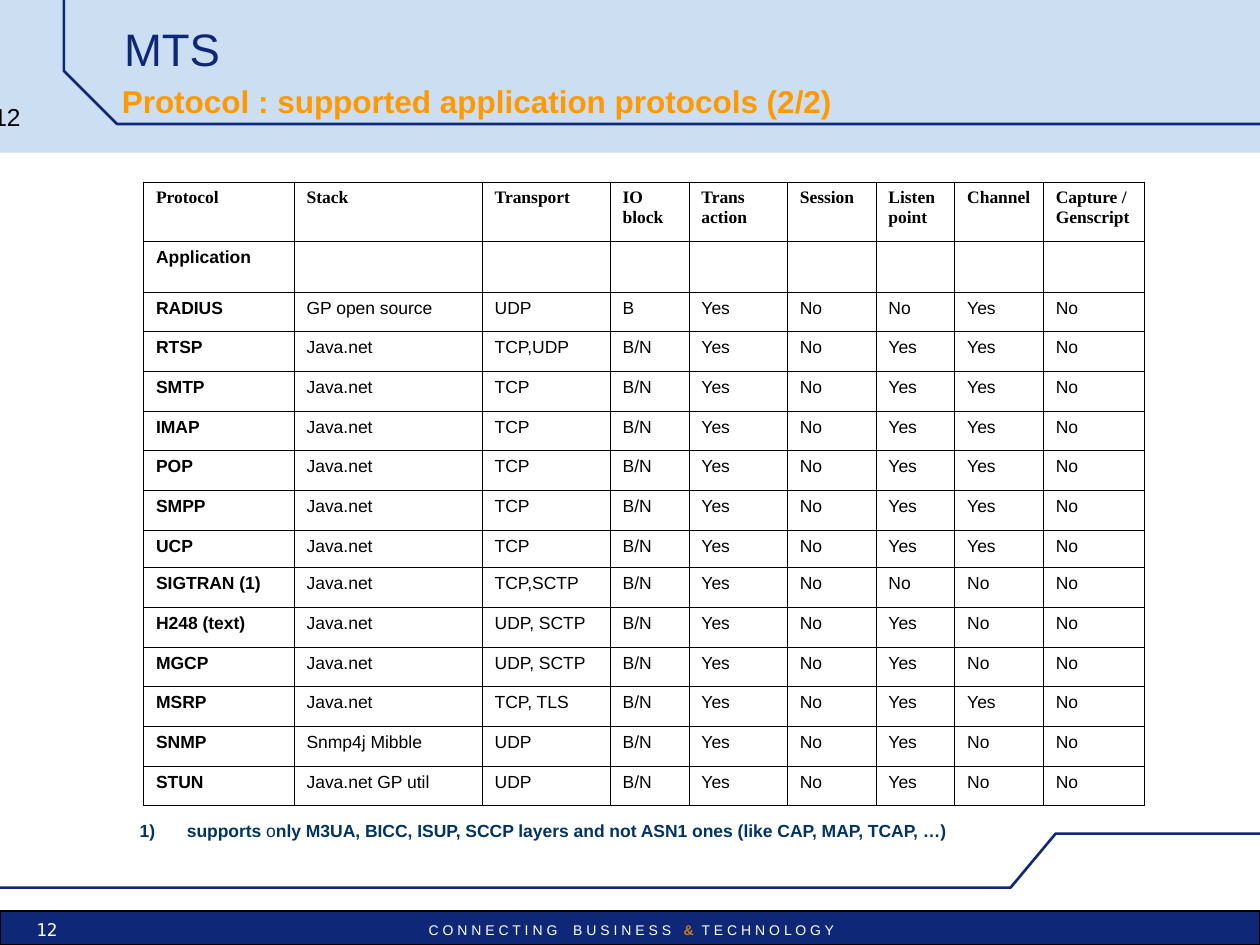
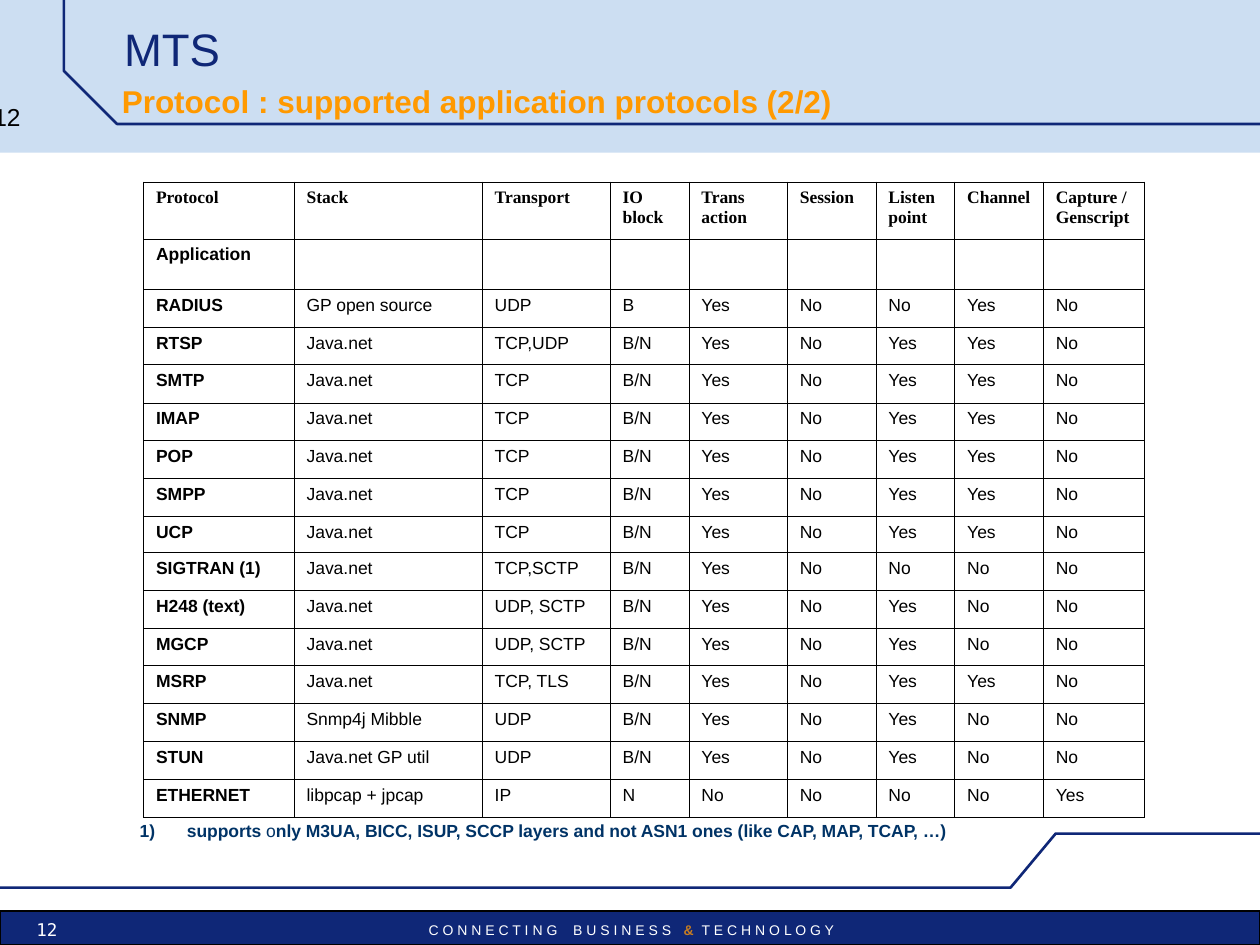
Before and after one commit to vu3mmg/mts-project, a slide deck: slide 12 of trunk/mts/src/main/doc/MTS_pres_technical.ppt. Drawn at 1260x945 pixels with LibreOffice and Linux fonts; fonts in the diff are those of the drawing; background and template pictures are left out. Boxes give left, top, right and bottom in pixels: in the first picture for what was removed or moved away, otherwise in the second. Text is boxed around its words. In the diff, an @@ line names an element or a change of style, - is before the commit and + after.

```diff
--- a/trunk/mts/src/main/doc/MTS_pres_technical.ppt
+++ b/trunk/mts/src/main/doc/MTS_pres_technical.ppt
@@ table at bbox=[144, 181, 1143, 809] @@
+row 16: ETHERNET | libpcap + jpcap | IP | N | No | No | No | No | Yes
```
Also in this commit, not shown: 3 other slides changed, 6 other files.
